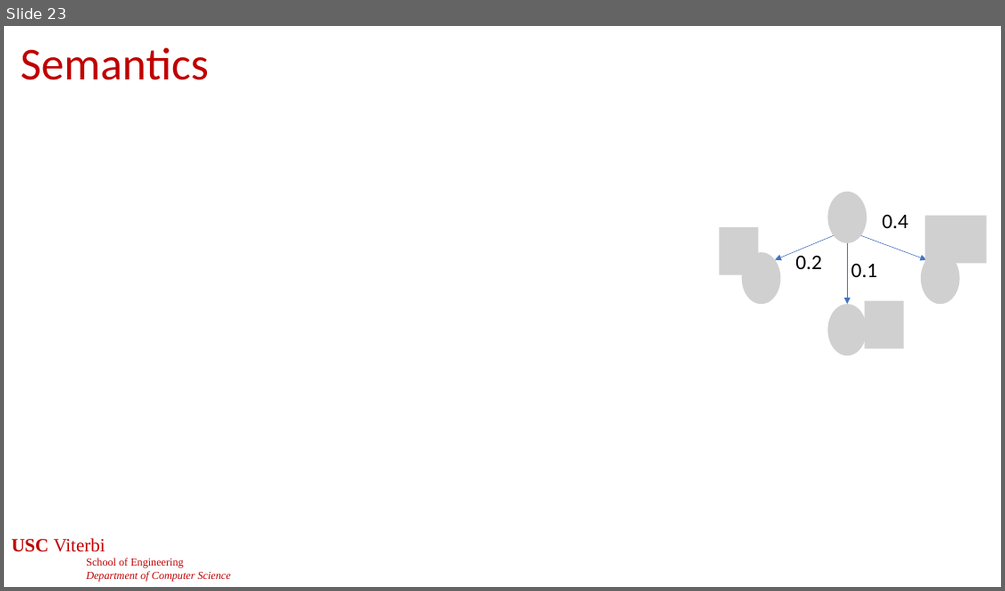
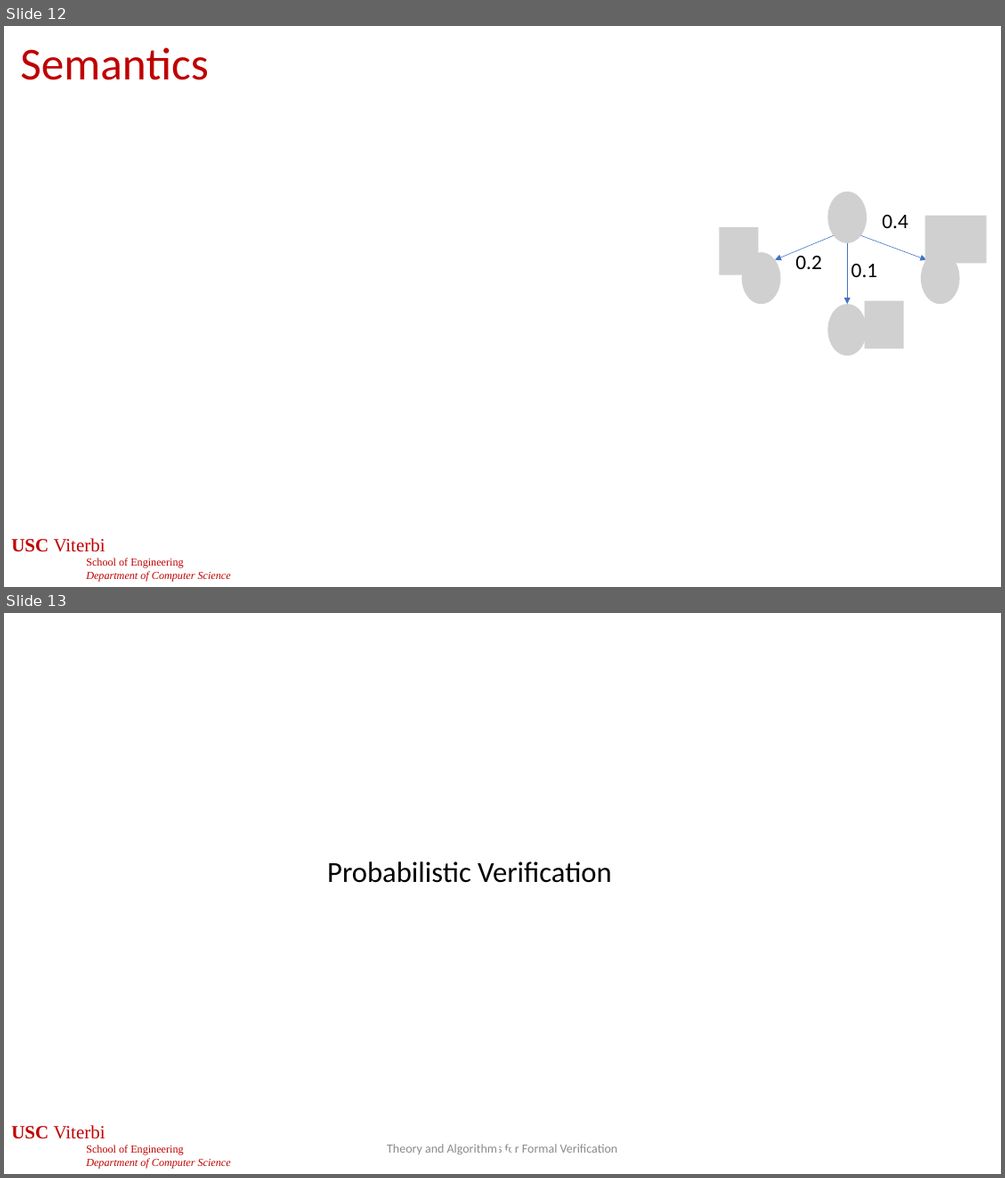
Before and after one commit to jdeshmukh/jdeshmukh.github.io, a slide deck: teaching/cs513slides/lecture9-Probabilistic-Models.pptx. Shown one above the other, each under a label of ours: slide 23 before the commit, slides 12 and 13 after it. The pictures are 1005x591 and 1005x1178 pixels, drawn with LibreOffice and Linux fonts; fonts in the diff are those of the drawing; grey boxes stand for pictures; background and template pictures are left out. Boxes give left, top, right and bottom in pixels: in the first picture for what was removed or moved away, otherwise in the second. Text is boxed around its words. In the diff, an @@ line names an element or a change of style, - is before the commit and + after.

```diff
--- a/teaching/cs513slides/lecture9-Probabilistic-Models.pptx
+++ b/teaching/cs513slides/lecture9-Probabilistic-Models.pptx
@@ slide 13 added at (4, 613, 1001, 1174), background #FFFFFF; not listed: 1 template element that a slide beside it also shows @@
@@ text added at (327, 861, 612, 883), 28 pt, text #000000 @@
+Probabilistic Verification
@@ text added at (387, 1143, 618, 1155), 12 pt, text #8C8C8C @@
+Theory and Algorithms for Formal Verification
@@ page number added at (491, 1143, 516, 1152), 24 pt, text #FFFFFF @@
+13
@@ what was slide 23 is now slide 12 @@
```
Also in this commit, not shown: 13 slides changed, 12 other slides added.
